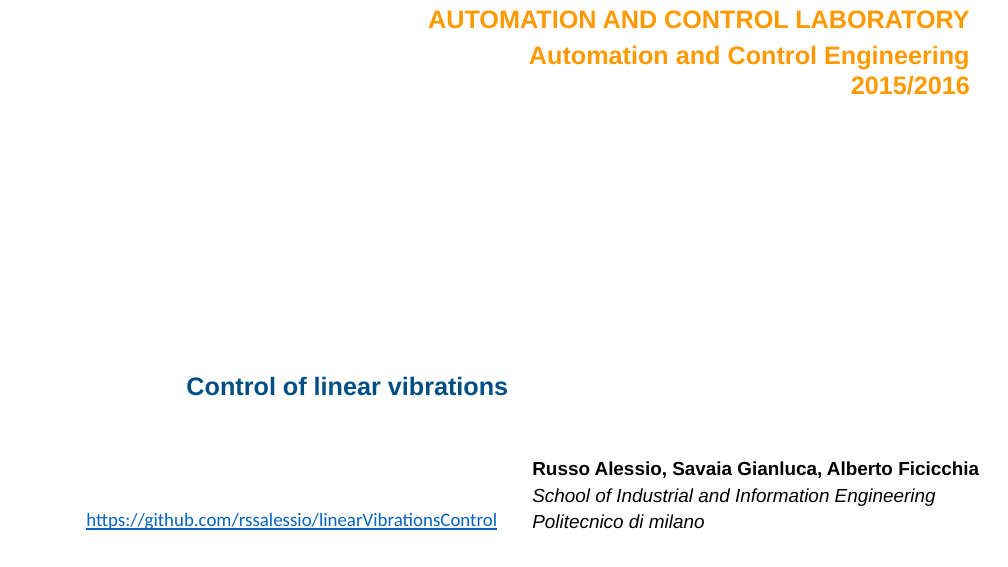
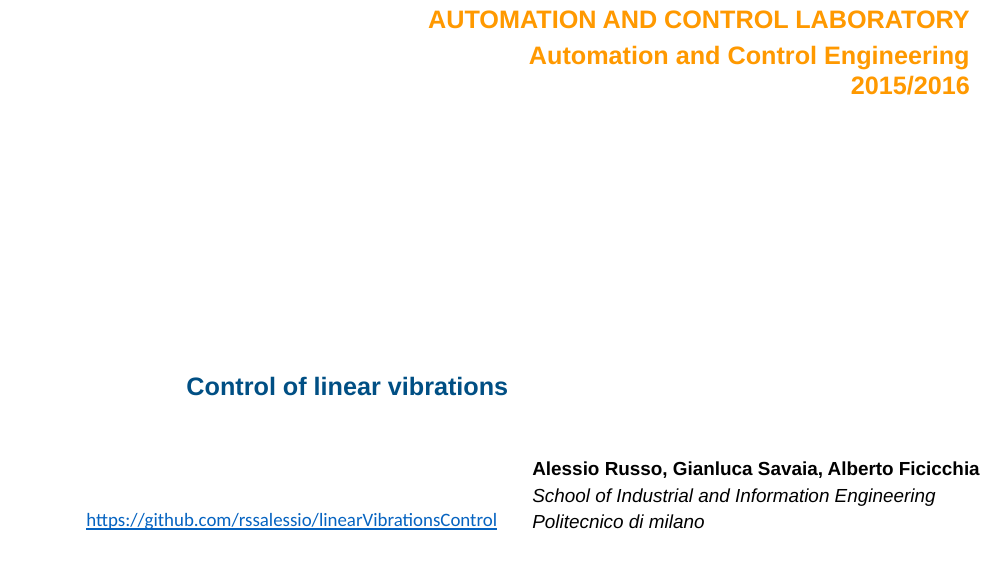
Before and after one commit to rssalessio/Control-Linear-Vibrations, a slide deck: slide 1 of finalPresentation/Part 1/Part1.pptx. Drawn at 1008x567 pixels with LibreOffice and Linux fonts; fonts in the diff are those of the drawing; background and template pictures are left out. Boxes give left, top, right and bottom in pixels: in the first picture for what was removed or moved away, otherwise in the second. Text is boxed around its words. In the diff, an @@ line names an element or a change of style, - is before the commit and + after.

```diff
--- a/finalPresentation/Part 1/Part1.pptx
+++ b/finalPresentation/Part 1/Part1.pptx
@@ text at [532, 461, 980, 478]: text changed @@
-Russo Alessio, Savaia Gianluca, Alberto Ficicchia
+Alessio Russo, Gianluca Savaia, Alberto Ficicchia
```
Also in this commit, not shown: 10 other slides changed, 1 slide added.
